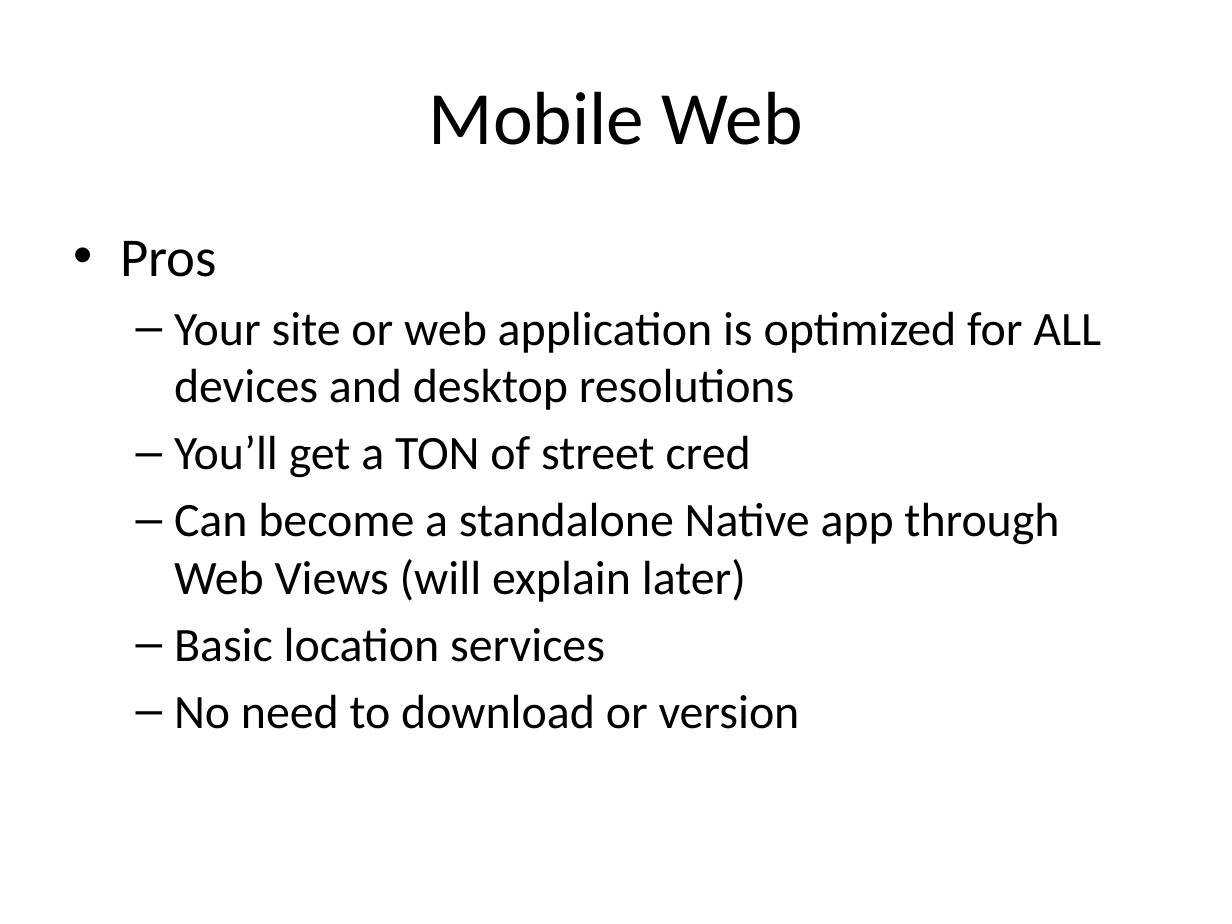
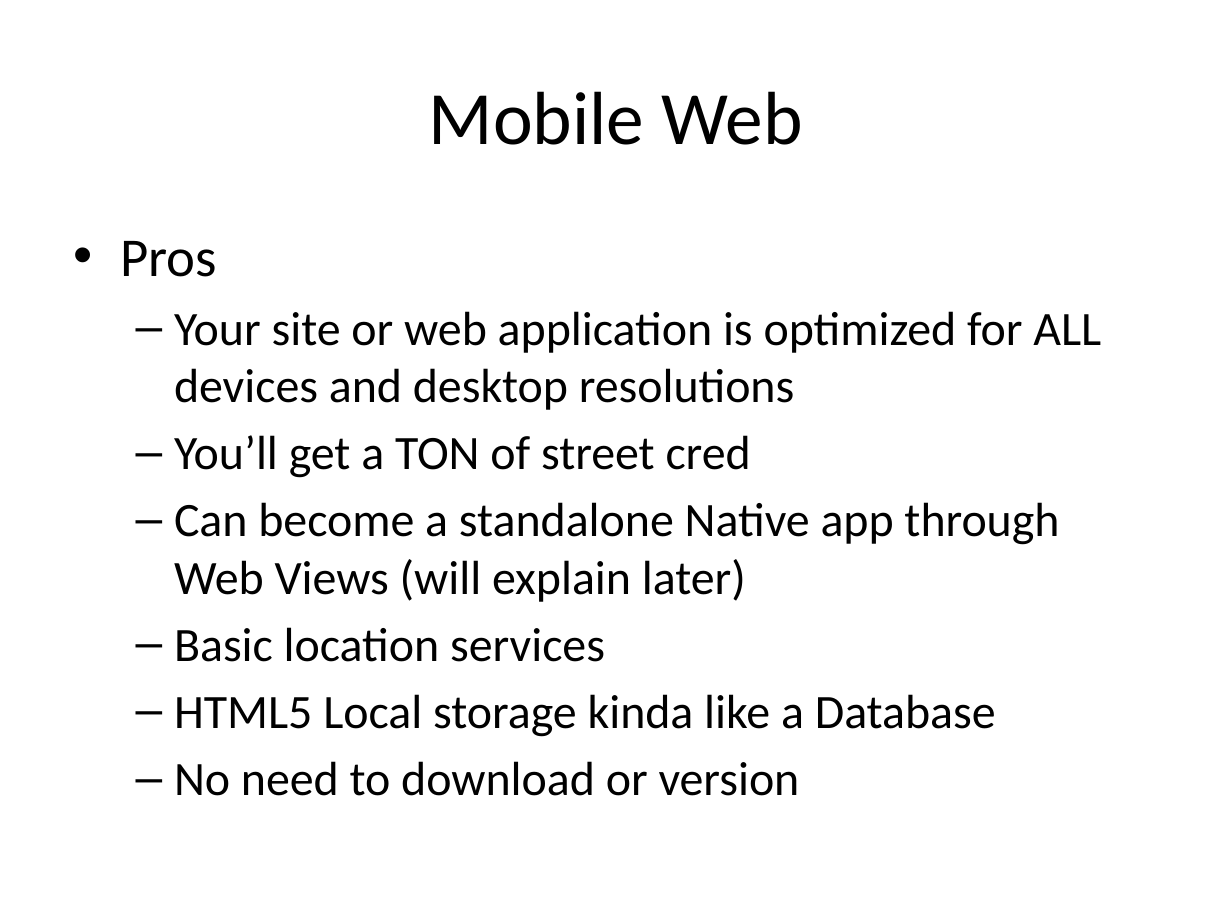
Before and after one commit to dayelostraco/SuperHappyDevDay, a slide deck: slide 34 of SHDD Mobile Presentation.pptx (slide 29 before the commit). Drawn at 1232x924 pixels with LibreOffice and Linux fonts; fonts in the diff are those of the drawing. Boxes give left, top, right and bottom in pixels: in the first picture for what was removed or moved away, otherwise in the second. Text is boxed around its words. In the diff, an @@ line names an element or a change of style, - is before the commit and + after.

```diff
--- a/SHDD Mobile Presentation.pptx
+++ b/SHDD Mobile Presentation.pptx
@@ text at (174, 694, 996, 737): paragraph added @@
+  – HTML5 Local storage kinda like a Database
```
Also in this commit, not shown: 19 other slides changed, 7 slides added, 1 slide removed.
